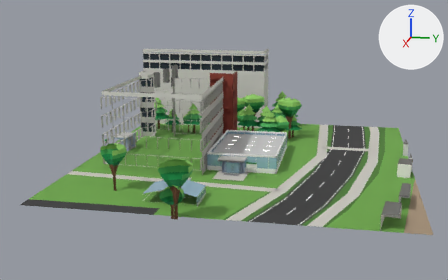
Renders of the FBX model unity/KatsushikaCampusDays/Assets/Models/Interiors/lab2.fbx from each side of a commit.
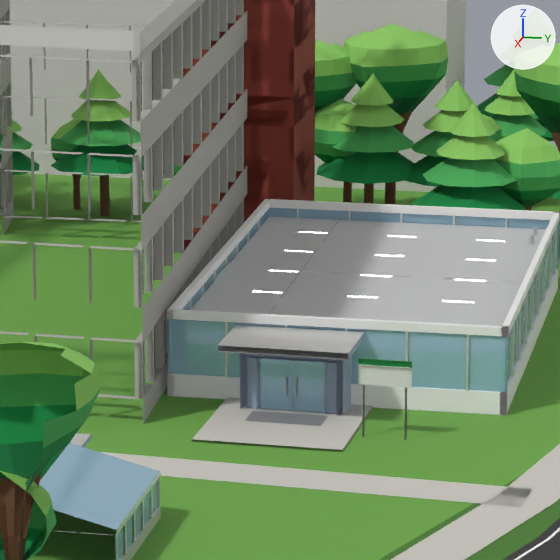
Old and new are each drawn whole from a 50 mm lens placed at (144.6, 33.5, 40.4), pointed at (2.9, 5.1, 5.0) and again close up on the part from 39% to 64% of the width and 32% to 73% of the height. The lights are fixed; the arrows at upper right show +X, +Y and +Z. The last two pictures show the newer version. Where no turn or scale is listed for an object, it has been applied to the vertices.

Objects in the first close-up: 'ext_lab2', 'ext_lab2_trees', 'wall_lab2' and 2 more.
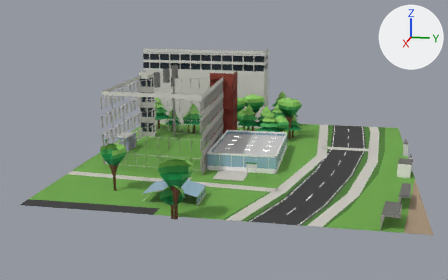
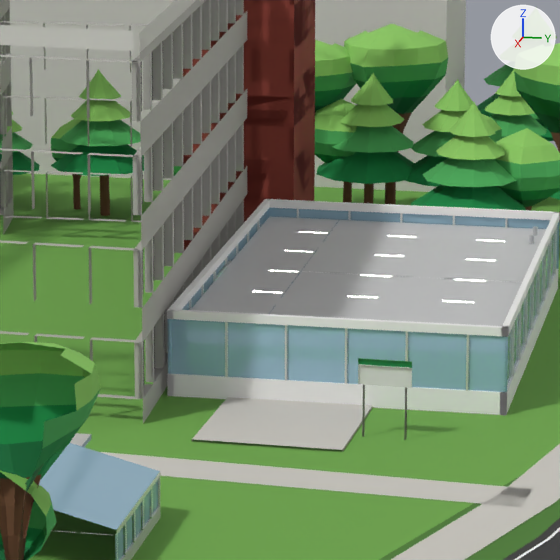
Location of each change, [x1, y1, x2, y2] in pixels of the close-ups (560 x 560 px):
part 1 of me_ext_lab2, deleted: before [218, 325, 365, 426]

The change, as a diff of the scene's bpy script:
```diff
--- a/unity/KatsushikaCampusDays/Assets/Models/Interiors/lab2.fbx.py
+++ b/unity/KatsushikaCampusDays/Assets/Models/Interiors/lab2.fbx.py
@@ me_ext_lab2 @@
 # used by ob_ext_lab2; location = (0.0, 0.0, 0.0)
-me_ext_lab2.from_pydata(...)  # 3331 vertices, 1544 faces; spans x -41.9..41.9, y -27.0..48.8, z 0.0..22.7
+me_ext_lab2.from_pydata(...)  # 3214 vertices, 1494 faces; spans x -41.9..41.9, y -27.0..48.8, z 0.0..22.7
+# me_ext_lab2 part 1: 13 loose pieces with 117 vertices, spanning x 11.9..15.6, y 6.1..12.3, z 0.0..3.6, are deleted
+# other edits to the shape of me_ext_lab2 do not show in these pictures
 me_ext_lab2.materials.append(mat_bg_wall_2)
```
